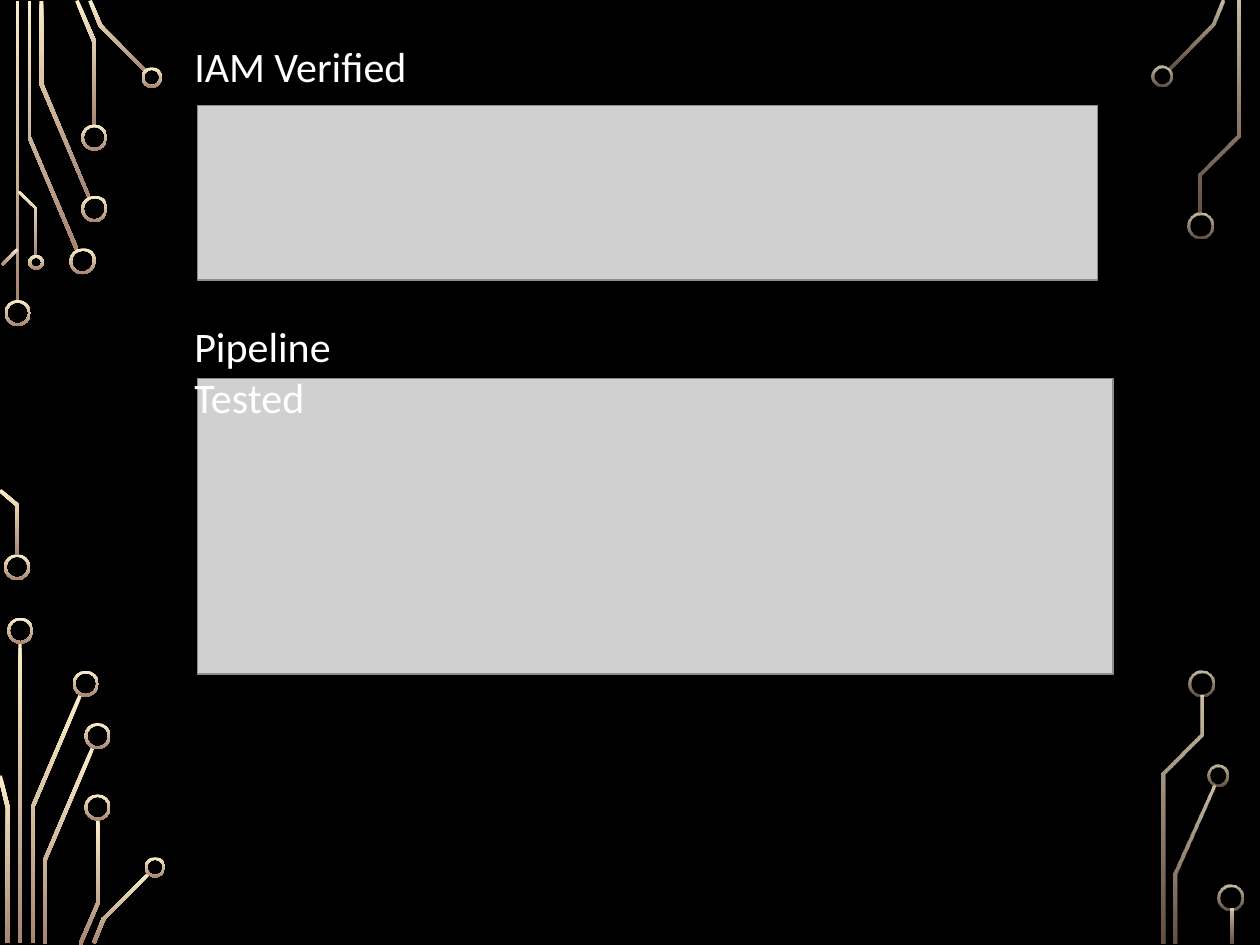
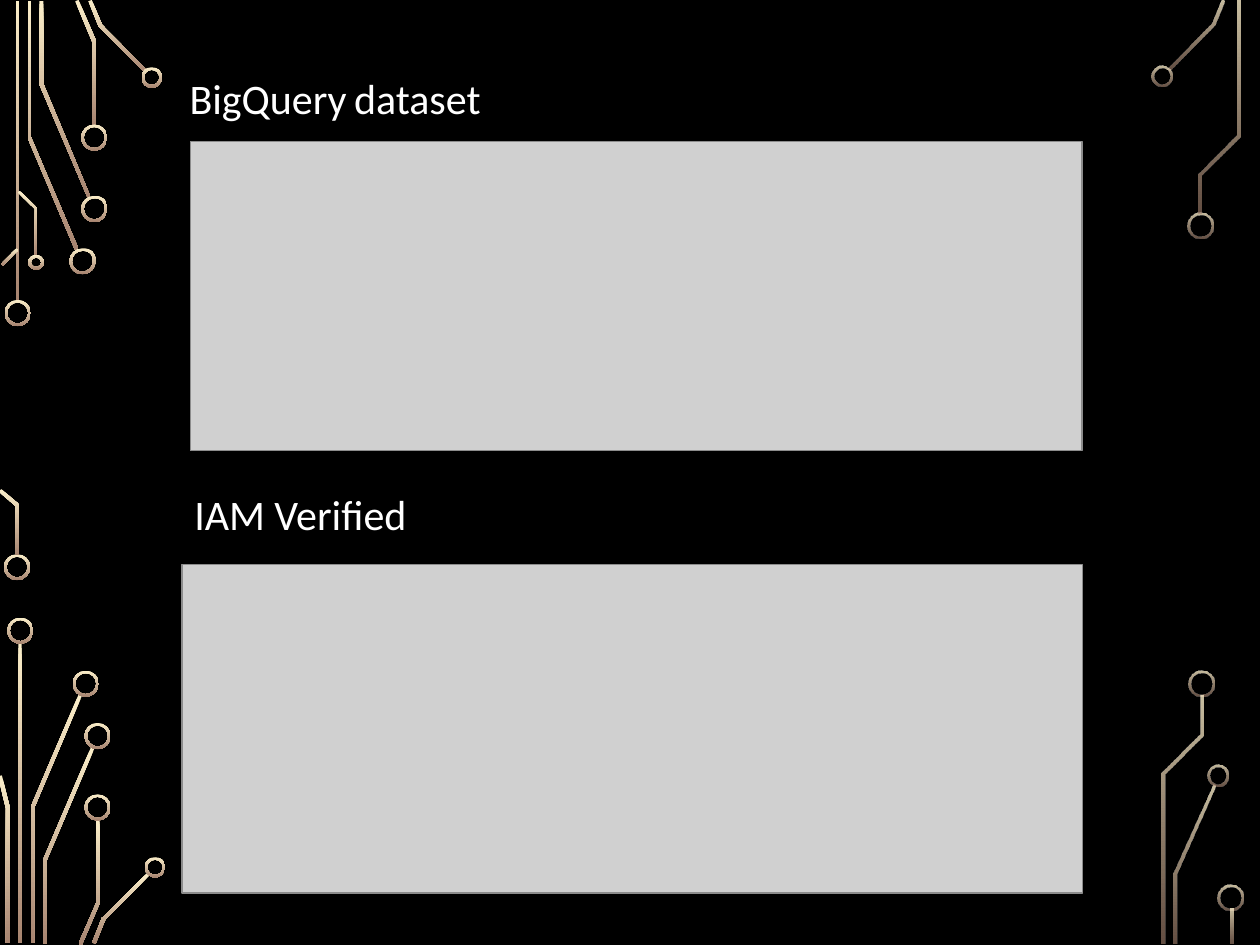
Before and after one commit to SuryavanshiAmruta/habot-devops-project, a slide deck: slide 12 of Presentation/HabotConnect_Devops_project_ppt.pptx. Drawn at 1260x945 pixels with LibreOffice and Linux fonts; fonts in the diff are those of the drawing; grey boxes stand for pictures; background and template pictures are left out. Boxes give left, top, right and bottom in pixels: in the first picture for what was removed or moved away, otherwise in the second. Text is boxed around its words. In the diff, an @@ line names an element or a change of style, - is before the commit and + after.

Commit message:
updated ppt

```diff
--- a/Presentation/HabotConnect_Devops_project_ppt.pptx
+++ b/Presentation/HabotConnect_Devops_project_ppt.pptx
@@ text added at <box>190,84,481,122</box>, 24 pt, text #FFFFFF @@
+BigQuery dataset
@@ picture added at <box>190,141,1082,450</box> @@
@@ text removed at <box>194,332,330,423</box> @@
-Pipeline Tested
@@ picture removed at <box>198,378,1114,674</box> @@
@@ text "IAM Verified": place and size @@
-text "IAM Verified" at <box>194,52,406,83</box>
+text "IAM Verified" at <box>194,500,406,531</box>
@@ picture: place and size @@
-picture at <box>198,106,1099,280</box>
+picture at <box>181,564,1082,893</box>
```
Also in this commit, not shown: 2 other slides changed, 1 slide added, 3 other files.
